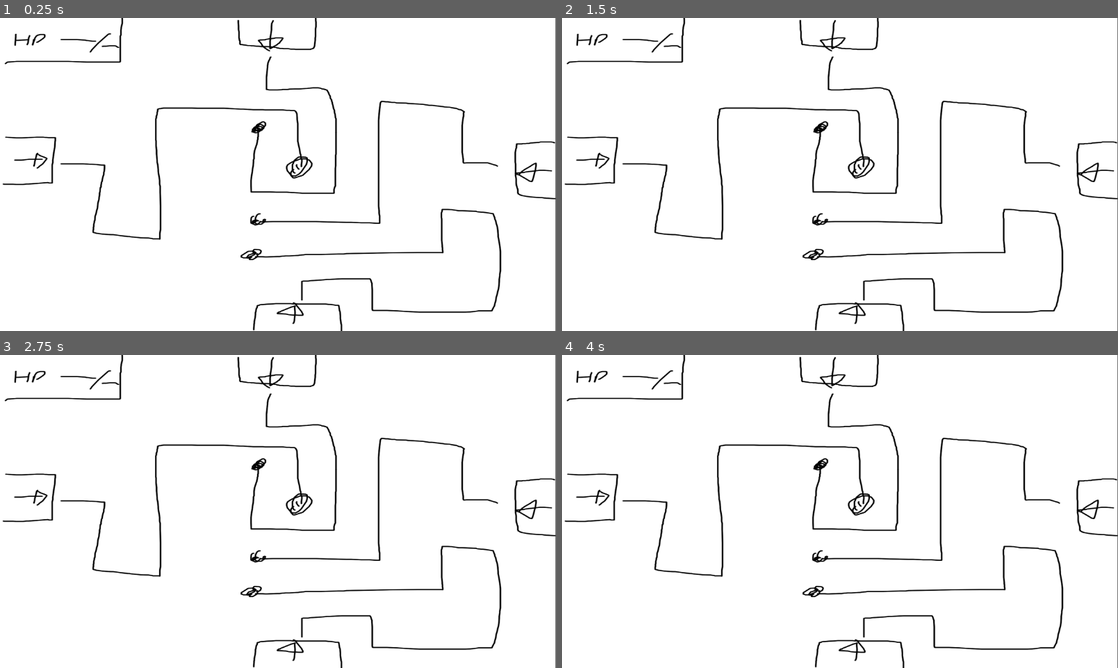
Above: before the commit, frames 1-4 (two rows, left to right).
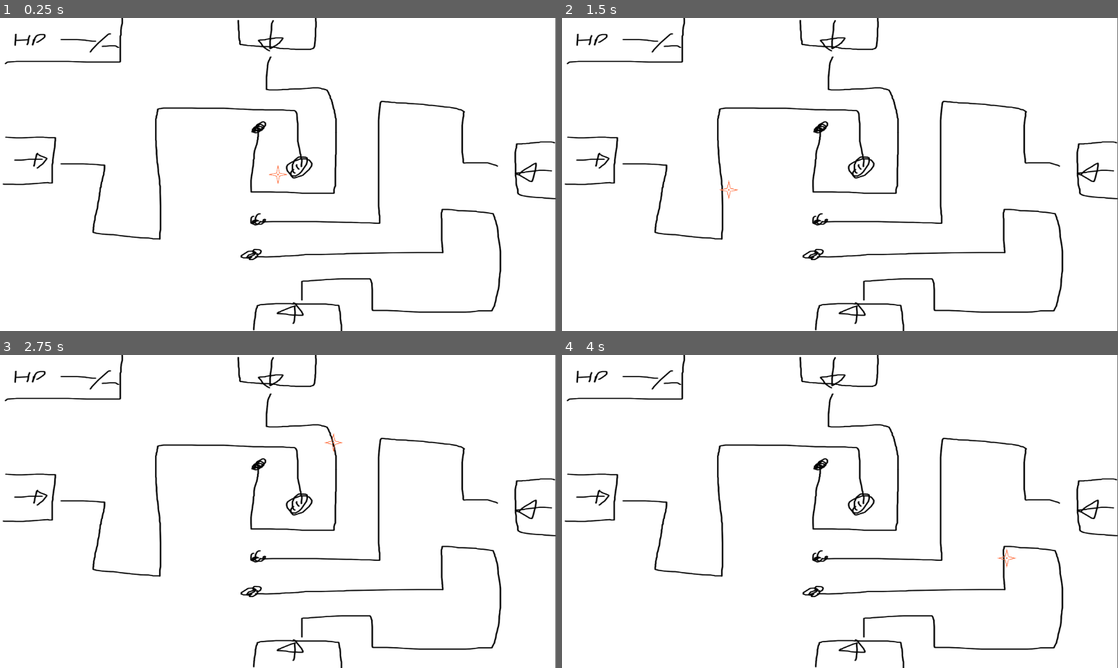
Above: after the commit, the same moments.

Repository: DevFTB/Cataclysm
Game: Godot game, scene res://Scenes/game.tscn
Same seed, same stepped clock (60 frames per second), same inputs: the game is played once before the commit and once after it.
Inputs (mouse positions are in pixels of both pictures, inside the frame that each line leads up to):
- Up to frame 1 (0.25 s): no input
- Up to frame 2 (1.5 s): tap Enter at 0.5 s; move the mouse to (962, 158) at 0.52 s; hold Right mouse button (target, bound only after the commit) 0.53-1.28 s; click (962, 158) at 0.67 s; tap Space at 1.25 s; move the mouse to (728, 190) at 1.27 s; right-click (728, 190) at 1.35 s; click (728, 190) at 1.42 s
- Up to frame 3 (2.75 s): tap Enter at 2 s; move the mouse to (333, 442) at 2.02 s; hold Right mouse button (target, bound only after the commit) from 2.03 s (still down); click (333, 442) at 2.17 s
- Up to frame 4 (4 s): tap Space at 2.75 s; move the mouse to (812, 574) at 2.77 s; release Right mouse button (target, bound only after the commit) at 2.78 s; right-click (812, 574) at 2.85 s; click (812, 574) at 2.92 s; tap Enter at 3.5 s; move the mouse to (1006, 558) at 3.52 s; hold Right mouse button (target, bound only after the commit) from 3.53 s (still down); click (1006, 558) at 3.67 s

The runs differ from the first frame. In frame 1, less than 0.1% of the frame differs, in the area x 48-52%, y 47-53%; in frame 2, less than 0.1%; in frame 3, less than 0.1%; in frame 4, less than 0.1%.

Commit message:
places only in placeable area

Diff:
--- /dev/null
+++ b/Scenes/PlaceableArea.gd
@@ -0,0 +1,22 @@
+extends Node2D
+
+signal can_place_changed(can_place : bool)
+
+# Called when the node enters the scene tree for the first time.
+func _ready():
+	var children = get_children()
+
+	for child in children:
+		child.connect("mouse_entered", on_Child_mouse_entered)
+		child.connect("mouse_exited", on_Child_mouse_exited)
+	pass # Replace with function body.
+
+func on_Child_mouse_entered():
+	emit_signal("can_place_changed", true)
+	pass
+func on_Child_mouse_exited():
+	emit_signal("can_place_changed", false)
+	pass
+# Called every frame. 'delta' is the elapsed time since the previous frame.
+func _process(delta):
+	pass
--- /dev/null
+++ b/Scenes/TowerPlacer.gd
@@ -0,0 +1,24 @@
+extends Node2D
+
+
+
+var can_place : bool = false
+# Called when the node enters the scene tree for the first time.
+func _ready():
+	pass # Replace with function body.
+
+
+# Called every frame. 'delta' is the elapsed time since the previous frame.
+func _process(delta):
+	position = get_viewport().get_mouse_position()
+	pass
+
+func _input(event):
+	if event is InputEventMouseButton:
+		if event.is_action_pressed("target"):
+			print(can_place)
+
+
+func _on_placeable_area_can_place_changed(can_place):
+	self.can_place = can_place
+	pass # Replace with function body.
--- a/Scenes/game.tscn
+++ b/Scenes/game.tscn
@@ -1,10 +1,32 @@
-[gd_scene load_steps=2 format=3 uid="uid://beancxtotpcf4"]
+[gd_scene load_steps=5 format=3 uid="uid://beancxtotpcf4"]
 
 [ext_resource type="Texture2D" uid="uid://cumlq5u7fe28r" path="res://Resources/Level/map1.png" id="1_bx5vf"]
+[ext_resource type="Texture2D" uid="uid://l6bfomveh046" path="res://Resources/UI/cursor.png" id="2_4rqab"]
+[ext_resource type="Script" path="res://Scenes/PlaceableArea.gd" id="2_gh5ds"]
+[ext_resource type="Script" path="res://Scenes/TowerPlacer.gd" id="2_yjuhy"]
 
 [node name="Game" type="Node2D"]
 
-[node name="MapSprite" type="Sprite2D" parent="."]
+[node name="Map" type="Node2D" parent="."]
+
+[node name="MapSprite" type="Sprite2D" parent="Map"]
 position = Vector2(575.5, 323.5)
 scale = Vector2(0.719375, 0.540833)
 texture = ExtResource("1_bx5vf")
+
+[node name="PlaceableArea" type="Node2D" parent="Map"]
+script = ExtResource("2_gh5ds")
+
+[node name="TopLeftArea" type="Area2D" parent="Map/PlaceableArea"]
+
+[node name="CollisionShape2d" type="CollisionPolygon2D" parent="Map/PlaceableArea/TopLeftArea"]
+polygon = PackedVector2Array(6, 106, 6, 237, 132, 237, 132, 289, 228, 289, 228, 435, 319, 435, 316, 175, 545, 175, 545, 71, 487, 71, 487, 8, 264, 8, 6, 8)
+
+[node name="TowerPlacer" type="Node2D" parent="."]
+script = ExtResource("2_yjuhy")
+
+[node name="Sprite2d" type="Sprite2D" parent="TowerPlacer"]
+scale = Vector2(0.3, 0.3)
+texture = ExtResource("2_4rqab")
+
+[connection signal="can_place_changed" from="Map/PlaceableArea" to="TowerPlacer" method="_on_placeable_area_can_place_changed"]
--- a/project.godot
+++ b/project.godot
@@ -18,3 +18,11 @@
 [display]
 
 window/stretch/mode="viewport"
+
+[input]
+
+target={
+"deadzone": 0.5,
+"events": [Object(InputEventMouseButton,"resource_local_to_scene":false,"resource_name":"","device":-1,"window_id":0,"alt_pressed":false,"shift_pressed":false,"ctrl_pressed":false,"meta_pressed":false,"button_mask":2,"position":Vector2(220, 204),"global_position":Vector2(220, 204),"factor":1.0,"button_index":2,"pressed":true,"double_click":false,"script":null)
+]
+}
Binary file added: Resources/UI/cursor.png
Not shown, added: Resources/UI/cursor.png.import
